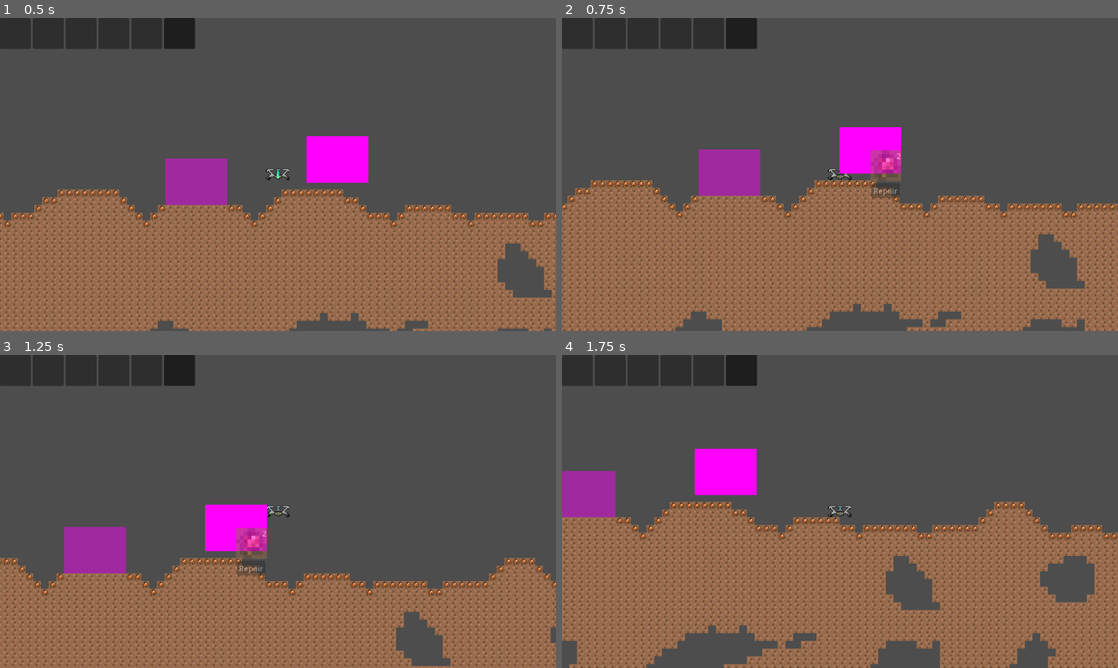
Above: before the commit, frames 1-4 (two rows, left to right).
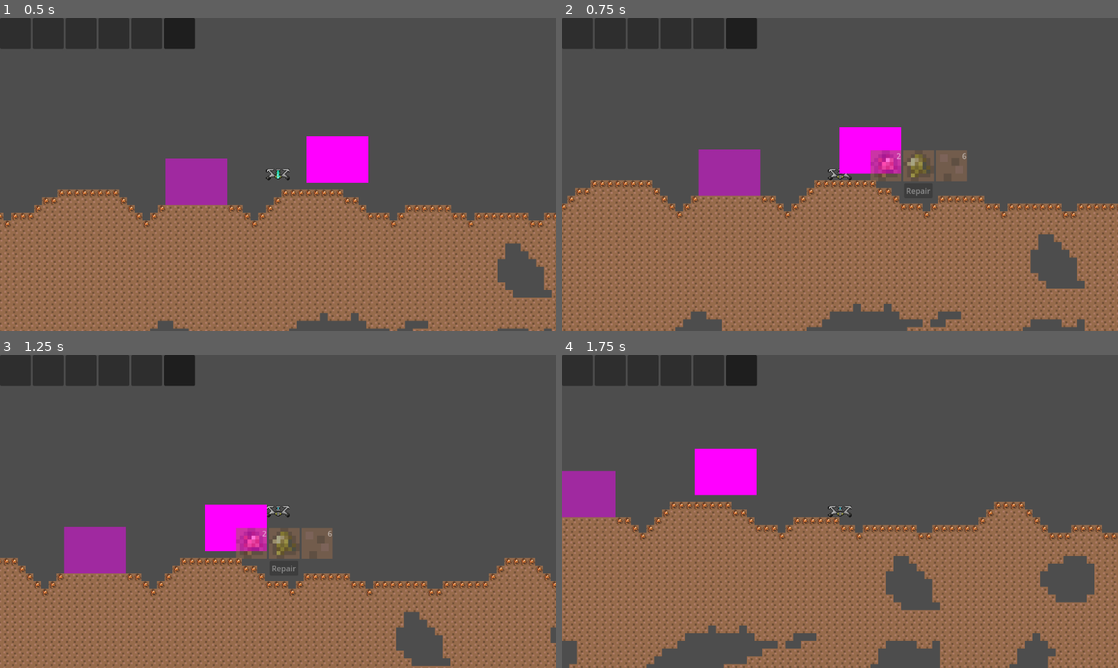
Above: after the commit, the same moments.

Repository: milana-94888u/curiostray
Game: Godot game, scene res://src/scenes/world/world.tscn
The game is run twice, just before and just after one commit, with the same random seed, the same clock (stepped at 60 frames per second) and the same inputs.
Inputs (mouse positions are in pixels of both pictures, inside the frame that each line leads up to):
- Up to frame 1 (0.5 s): no input
- Up to frame 2 (0.75 s): move the mouse to (962, 158) at 0.52 s; hold D (right) from 0.53 s (still down); click (962, 158) at 0.67 s
- Up to frame 3 (1.25 s): keep holding D (right); tap Space (jump) at 0.77 s
- Up to frame 4 (1.75 s): keep holding D (right); move the mouse to (728, 527) at 1.27 s; tap Space (jump) at 1.52 s

Frame 1 is identical in both runs. In frame 2, 1.0% of the frame differs, in the area x 55-73%, y 42-58%; in frame 3, 1.0%; in frame 4, nothing differs.

Commit message:
test repairing

Diff:
--- a/src/scenes/world/buildings/broken_building.gd
+++ b/src/scenes/world/buildings/broken_building.gd
@@ -12,10 +12,6 @@
 @onready var repair_ask := $RepairAsk as RepairAsk
 
 
-func _ready() -> void:
-	pass
-
-
 func _on_body_entered(body: Node2D) -> void:
 	if body is Player:
 		repair_ask.show()
@@ -27,4 +23,4 @@
 
 
 func _on_repair_ask_repaired() -> void:
-	pass # Replace with function body.
+	queue_free()
--- a/src/scenes/world/world.tscn
+++ b/src/scenes/world/world.tscn
@@ -98,6 +98,24 @@
 script = ExtResource("14_eo0na")
 reqiured_item = SubResource("Resource_a6xu2")
 
+[sub_resource type="Resource" id="Resource_l662p"]
+script = ExtResource("13_nk3hn")
+item = ExtResource("4_006t8")
+amount = 1
+
+[sub_resource type="Resource" id="Resource_201cr"]
+script = ExtResource("14_eo0na")
+reqiured_item = SubResource("Resource_l662p")
+
+[sub_resource type="Resource" id="Resource_flmhc"]
+script = ExtResource("13_nk3hn")
+item = ExtResource("1_mgp0s")
+amount = 6
+
+[sub_resource type="Resource" id="Resource_ojodu"]
+script = ExtResource("14_eo0na")
+reqiured_item = SubResource("Resource_flmhc")
+
 [node name="World" type="TileMap"]
 tile_set = SubResource("TileSet_ais84")
 format = 2
@@ -128,4 +146,4 @@
 
 [node name="BrokenBuilding" parent="." instance=ExtResource("12_lthh3")]
 position = Vector2(292, -46)
-needed_ingdidients = Array[ExtResource("14_eo0na")]([SubResource("Resource_gqe82")])
+needed_ingdidients = Array[ExtResource("14_eo0na")]([SubResource("Resource_gqe82"), SubResource("Resource_201cr"), SubResource("Resource_ojodu")])
Not shown: 1 places in src/scenes/world/world.tscn that only renumber resources
